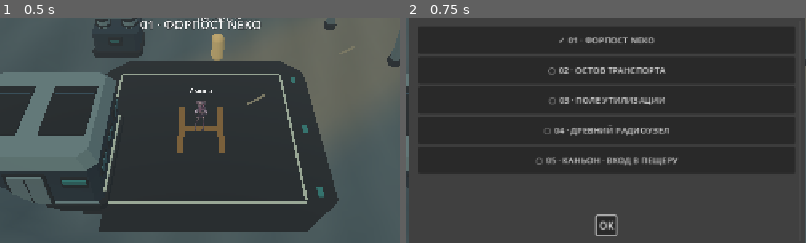
Above: before the commit, frames 1-2 (left to right).
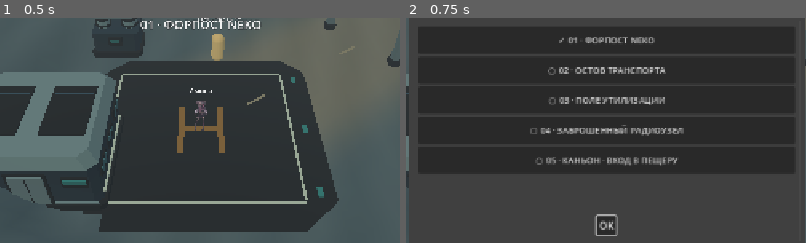
Above: after the commit, the same moments.

Repository: Ncorror/neko-dead-signal
Game: Godot game, scene res://scenes/surface_sector_01_prototype.tscn
Two runs of this game, one before a commit and one after it. Both use one fixed random seed, a clock stepped at 60 frames per second and the inputs below. This scene is started directly instead of the project's main scene.
Inputs:
- Up to frame 1 (0.5 s): no input
- Up to frame 2 (0.75 s): click "ТОЧКИ ИНТЕРЕСА" at 0.5 s
The pictures show only the part of the screen within x 25-75%, y 25-75%; the shares and areas given below are measured in that part.

Frame 1 is identical in both runs. In frame 2, 0.7% of the frame differs, in the area x 31-70%, y 47-53%.

Commit message:
lore(surface): ground radio landmark in Earth canon

Diff:
--- a/client/scripts/surface_terrain.gd
+++ b/client/scripts/surface_terrain.gd
@@ -8,7 +8,7 @@
 const SPAWN := Vector3(-43, 0.6, 39)
 const SITES := [Vector3(-43, 0.6, 39), Vector3(-11, 2.0, 16), Vector3(37, 3.0, 16),
     Vector3(25, 7.0, -34), Vector3(-34, -1.2, -32)]
-const SITE_NAMES := ["ФОРПОСТ NEKO", "ОСТОВ ТРАНСПОРТА", "ПОЛЕ УТИЛИЗАЦИИ", "ДРЕВНИЙ РАДИОУЗЕЛ", "КАНЬОН · ВХОД В ПЕЩЕРУ"]
+const SITE_NAMES := ["ФОРПОСТ NEKO", "ОСТОВ ТРАНСПОРТА", "ПОЛЕ УТИЛИЗАЦИИ", "ЗАБРОШЕННЫЙ РАДИОУЗЕЛ", "КАНЬОН · ВХОД В ПЕЩЕРУ"]
 const ROADS := [
     [Vector3(-43, 0.6, 39), Vector3(-31, 0.8, 30), Vector3(-20, 1.4, 22), Vector3(-11, 2, 16),
         Vector3(6, 2.3, 11), Vector3(22, 2.8, 16), Vector3(37, 3, 16)],
